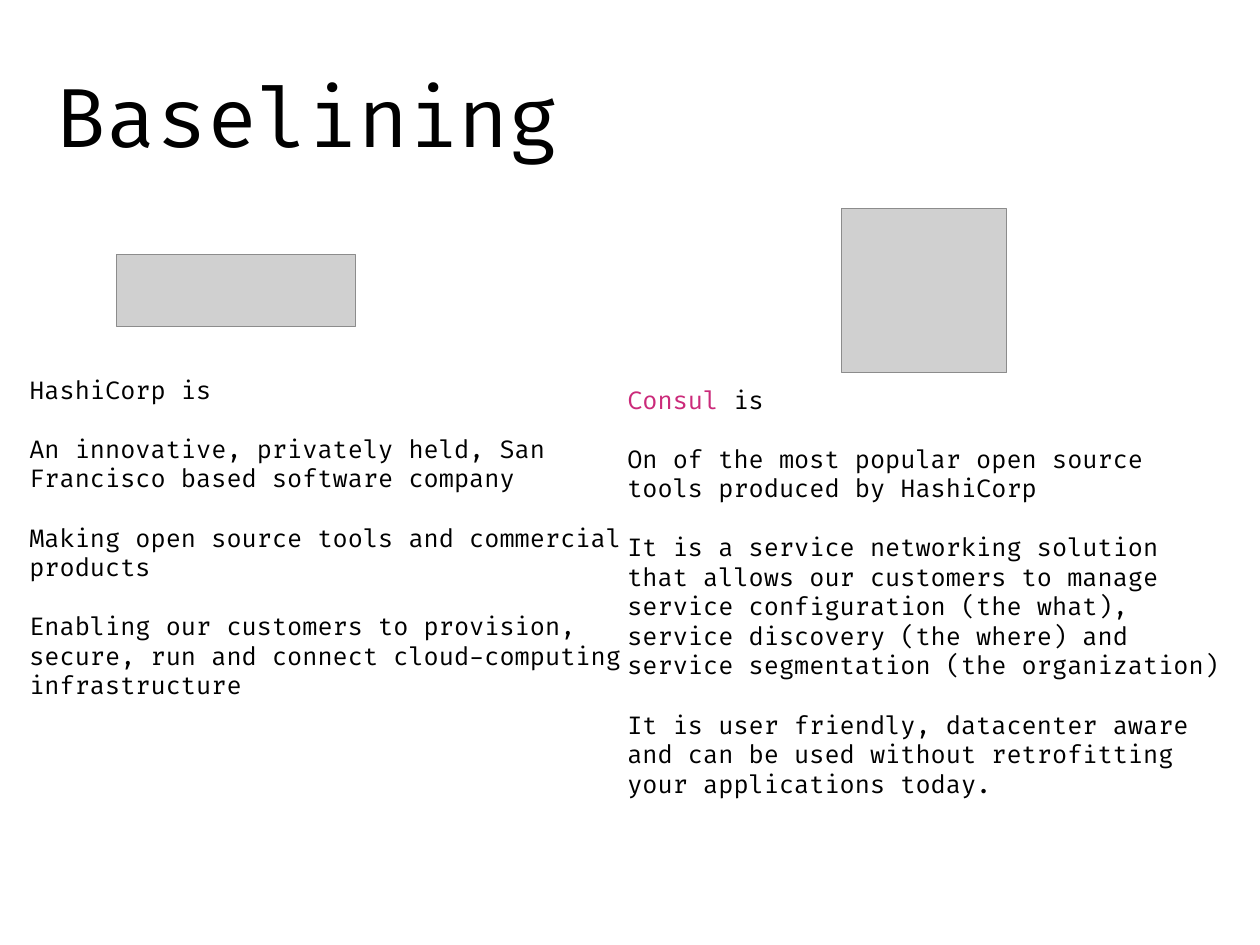
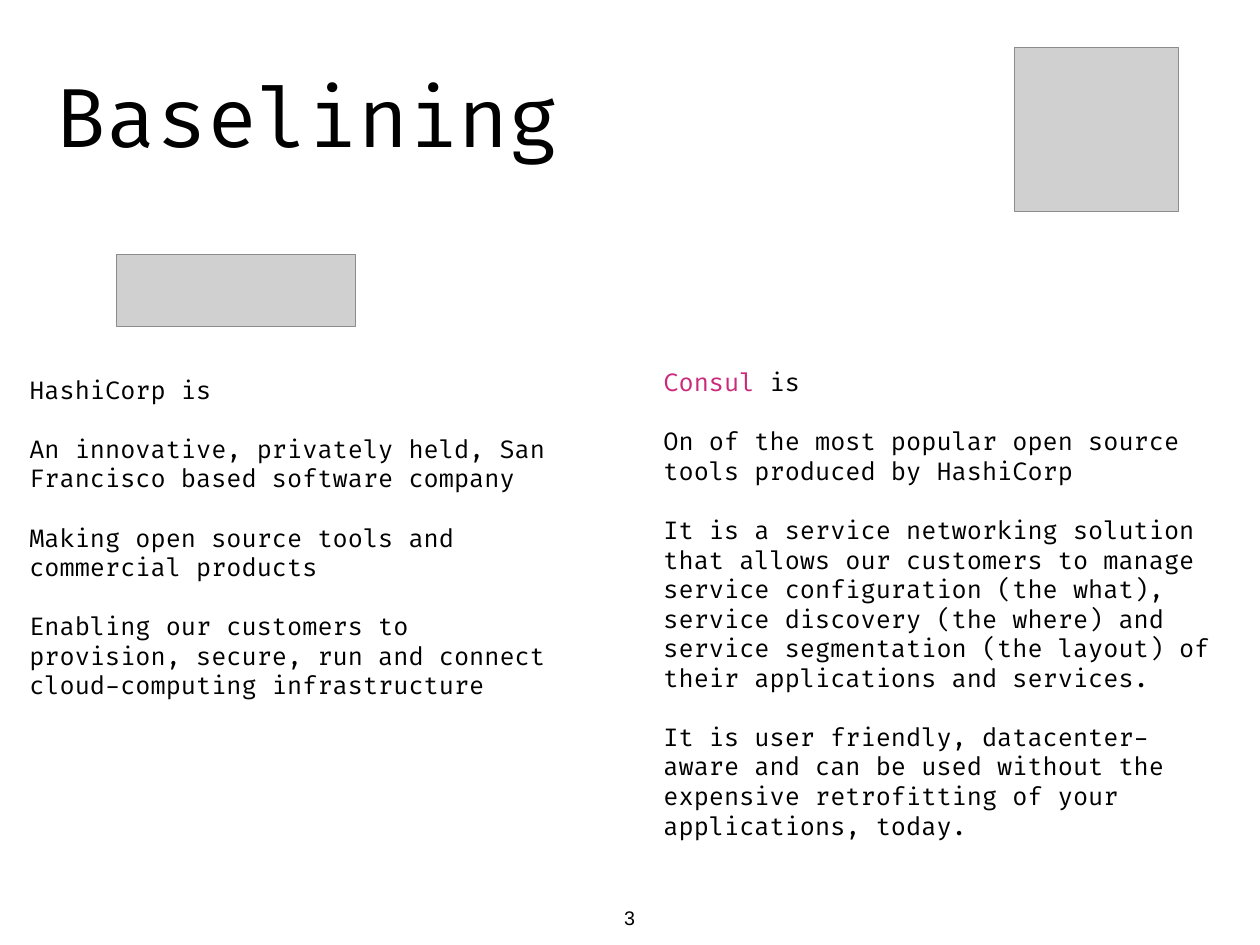
Before and after one commit to jamesnyika/hashi, a slide deck: slide 3 of presentation/RapidConsul.pptx. Drawn at 1260x945 pixels with LibreOffice and Linux fonts; fonts in the diff are those of the drawing; grey boxes stand for pictures. Boxes give left, top, right and bottom in pixels: in the first picture for what was removed or moved away, otherwise in the second. Text is boxed around its words. In the diff, an @@ line names an element or a change of style, - is before the commit and + after.

Commit message:
updated presentations

```diff
--- a/presentation/RapidConsul.pptx
+++ b/presentation/RapidConsul.pptx
@@ picture: place and size @@
-picture at (842,209,1007,373)
+picture at (1015,47,1179,211)
@@ text "HashiCorp is" rewrapped from (29,380,621,695) to (29,380,545,700) @@
@@ text "Consul is": place and size @@
-text "Consul is" at (627,389,1219,799)
+text "Consul is" at (663,372,1209,841)
@@ text at (663,520,1209,841): text changed @@
-It is a service networking solution that allows our customers to manage service configuration (the what), service discovery (the where) and service segmentation (the organization)
-It is user friendly, datacenter aware and can be used without retrofitting your applications today.
+It is a service networking solution that allows our customers to manage service configuration (the what), service discovery (the where) and service segmentation (the layout) of their applications and services.
+It is user friendly, datacenter-aware and can be used without the expensive retrofitting of your applications, today.
@@ page number added at (624,911,635,926), 16 pt, text #000000 @@
+3
```
Also in this commit, not shown: 7 other slides changed, 2 slides added, 1 slide removed, 1 other file.
